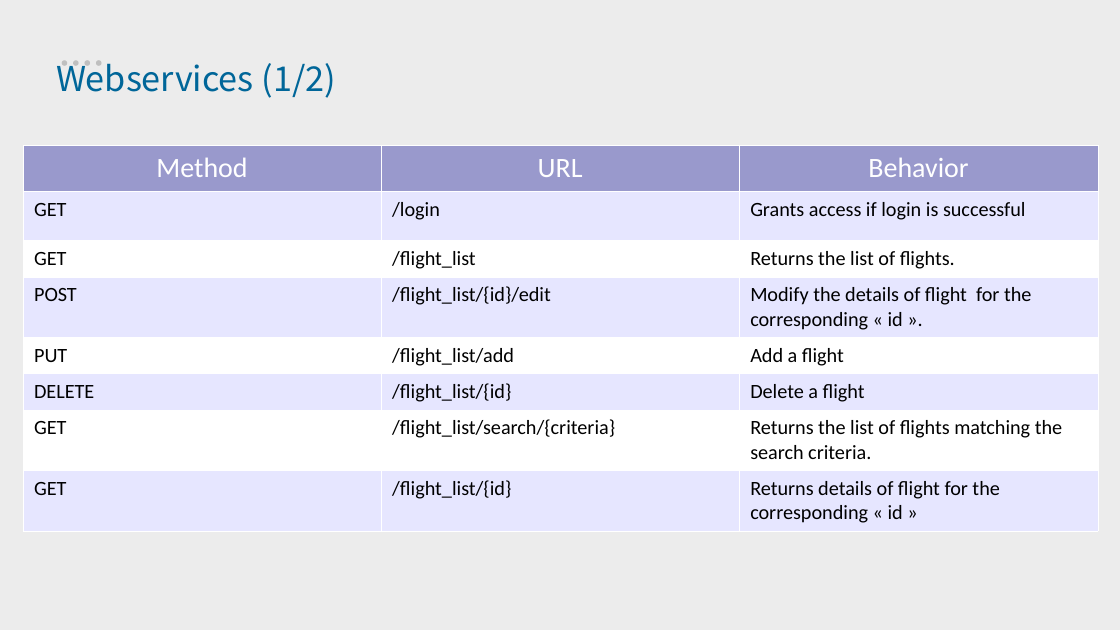
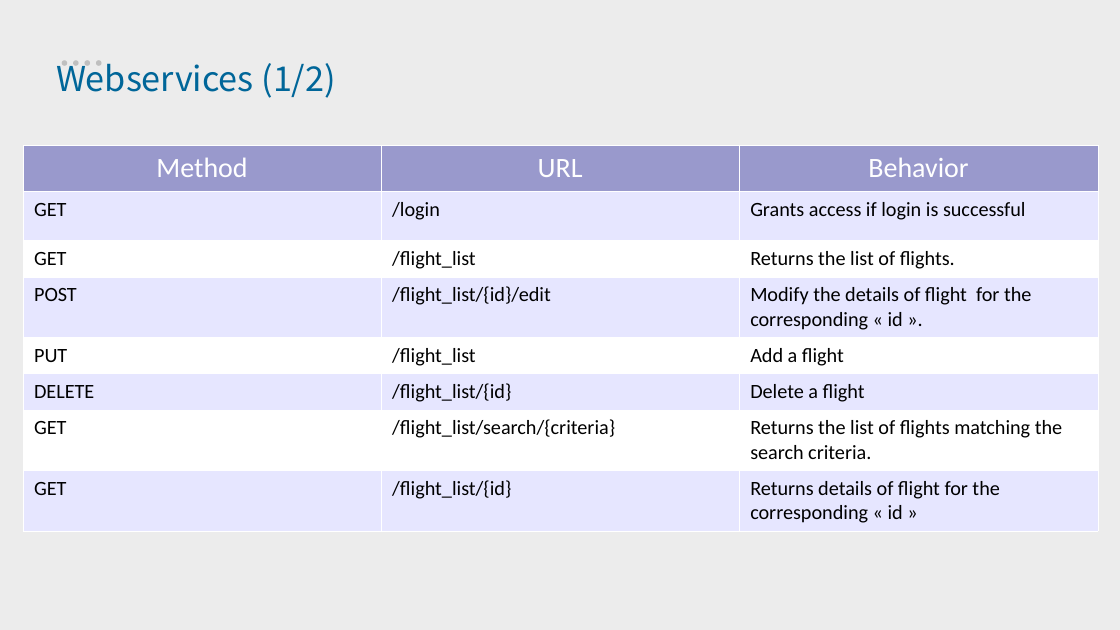
Before and after one commit to Samiaksabi/GL-M1, a slide deck: slide 18 of presentation/presentation.odp. Drawn at 1120x630 pixels with LibreOffice and Linux fonts; fonts in the diff are those of the drawing. Boxes give left, top, right and bottom in pixels: in the first picture for what was removed or moved away, otherwise in the second. Text is boxed around its words. In the diff, an @@ line names an element or a change of style, - is before the commit and + after.

```diff
--- a/presentation/presentation.odp
+++ b/presentation/presentation.odp
@@ table at [24, 146, 1099, 531] @@
-row 5, column 2: /flight_list/add
+row 5, column 2: /flight_list
```
Also in this commit, not shown: 9 other files.
